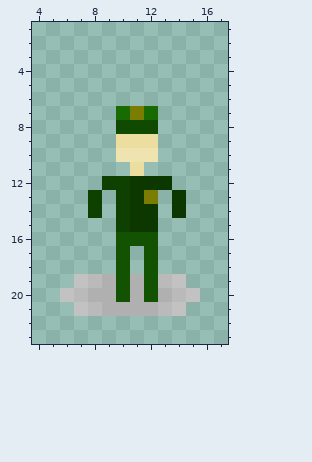
Two states of a pixel-art sprite, android/Images/TileSets/FantasyHex/Units/Great General.png. This is how it looked before the edit.
The file is 32x28 pixels. Colours within 5 levels of each other are drawn and written as one. Shown: x 4..17, y 1..23. The old version is drawn lined up with the new one.
The result:
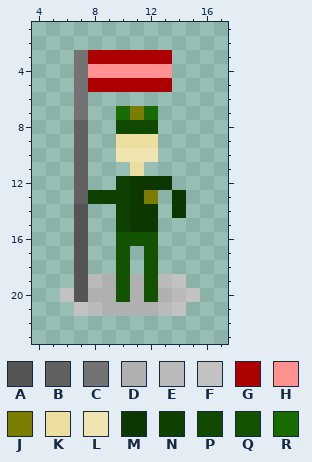
Palette (. is transparent): A #545454  B #616161  C #737373  D #b0b0b0  E #bababa  F #c2c2c2  G #ad0000  H #ff9191  J #7b7d00  K #ecde9f  L #efe4b0  M #0c3800  N #0e4000  P #104a00  Q #125200  R #176b00
The edit:
whole drawing moved by +3,+1 (the old picture is shown already moved)
@@ x 4..17 @@
  2 ..............
- 3 ..............
- 4 ..............
- 5 ..............
- 6 ..............
- 7 ......RJR.....
- 8 ......PPP.....
- 9 ......KKK.....
-10 ......LLL.....
-11 .......K......
-12 .....NNMMM....
-13 ....N.NMJ.M...
-14 ....N.NMM.M...
-15 ......NMM.....
-16 ......QQQ.....
-17 ......Q.Q.....
-18 ......Q.Q.....
-19 ...FEDQDQEF...
-20 ..FEDDQDQDEF..
+ 3 ...CGGGGGG....
+ 4 ...CHHHHHH....
+ 5 ...CGGGGGG....
+ 6 ...C..........
+ 7 ...C..RJR.....
+ 8 ...B..PPP.....
+ 9 ...B..KKK.....
+10 ...B..LLL.....
+11 ...B...K......
+12 ...B..NMMM....
+13 ...BNNNMJ.M...
+14 ...A..NMM.M...
+15 ...A..NMM.....
+16 ...A..QQQ.....
+17 ...A..Q.Q.....
+18 ...A..Q.Q.....
+19 ...AEDQDQEF...
+20 ..FADDQDQDEF..
 21 ...FEDDDDEF...
